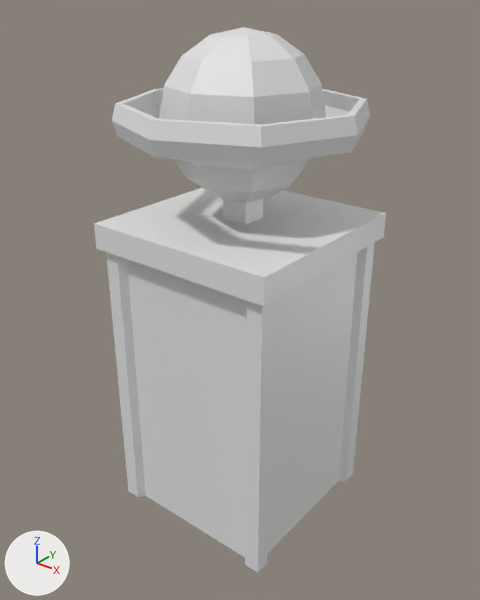
One commit to the Blender file Assets/Models/Scene Decoration/news_building_in_prog.blend: the scene before it, then after it.
Camera for both pictures: a camera (50 mm lens) standing at (23.1, -29.2, 32.4) and looking at (0.0, -0.3, 14.5). The lights are fixed; the arrows at lower left show +X, +Y and +Z.
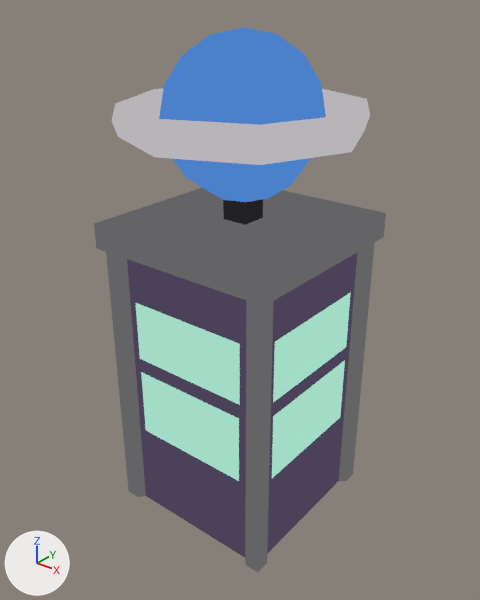
Changed parts and their boxes (x1, y1, x2, y2) in the pictures (480 x 600 px):
'Cube', surface changed: (94, 27, 386, 573) in both

What the commit changed:
Picture 'TexturePalette.png' (img_texturepalette_png) is new.
In material 'Material' (mat_material), base_color is no longer (0.8, 0.8, 0.8), white #e7e7e7.
In material 'Material' (mat_material), roughness goes from 0.4 to 0.5.
Material 'Material' (mat_material) is now built by emission_material('Material') instead of principled_material('Material').
In material 'Material' (mat_material), texture is now set to img_texturepalette_png.
me_cube has 350 vertices, 354 faces and spans x -7.1..7.1, y -7.1..7.1, z -0.1..30.1.
me_cube is used by ob_cube; location (0.0, 0.0, 0.0).
me_cube part 1: texture (UV) coordinates of 346 of 354 faces, centred in x -6.1..6.1, y -6.1..6.1, z -0.1..29.9, changed; they spanned u 0.0..1.0, v 0.0..1.0 and now span u 0.02..0.79, v 0.01..0.93.
